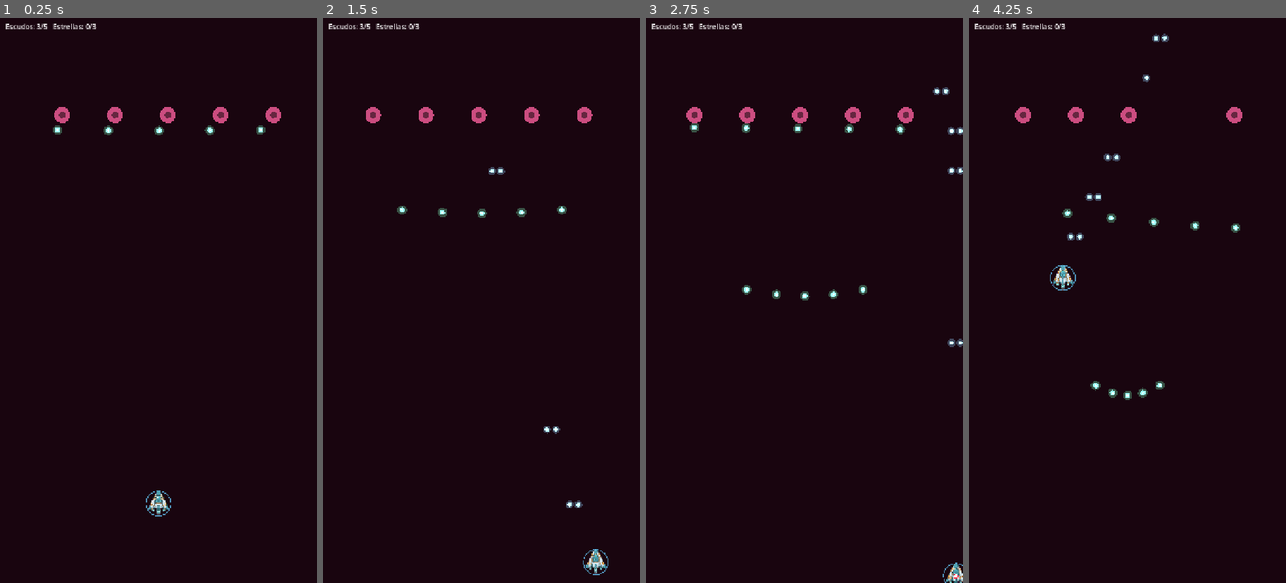
Above: before the commit, frames 1-4 (left to right).
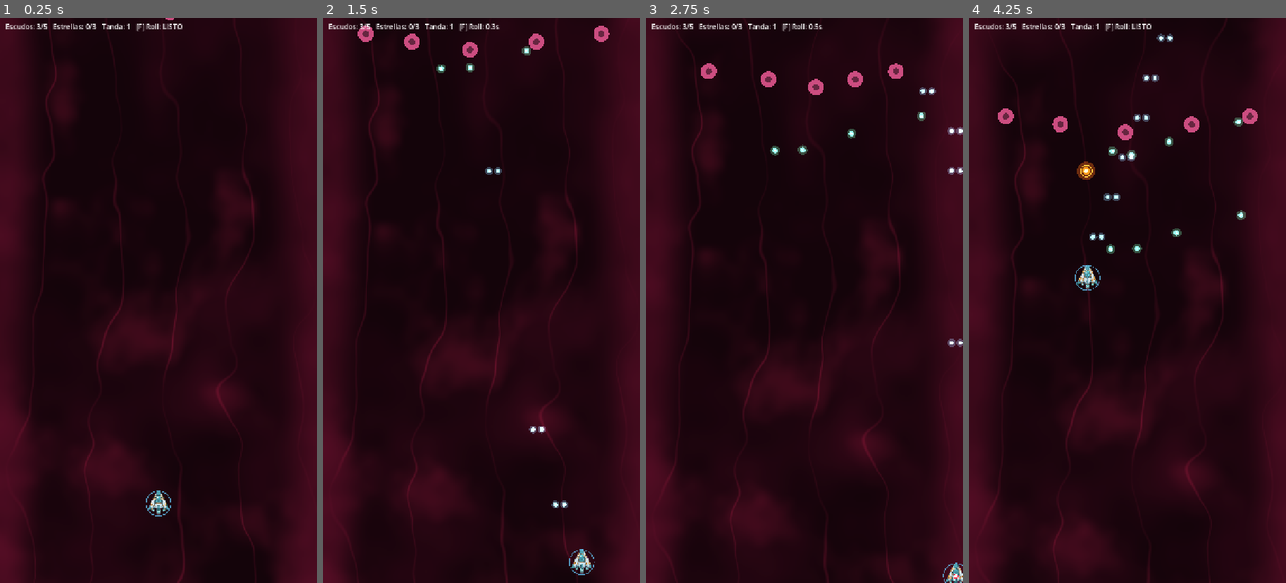
Above: after the commit, the same moments.

Repository: Linkseror/celular-wars
Game: Godot game, scene res://scenes/main/main.tscn
Same seed, same stepped clock (60 frames per second), same inputs: the game is played once before the commit and once after it.
Inputs (mouse positions are in pixels of both pictures, inside the frame that each line leads up to):
- Up to frame 1 (0.25 s): no input
- Up to frame 2 (1.5 s): move the mouse to (551, 272) at 0.52 s; hold Right (move_right) 0.53-1.25 s; hold Shift (focus) 0.53-1.25 s; tap F (barrel_roll) at 0.6 s; click (551, 272) at 0.67 s; drag from (418, 328) to (551, 503) at 1.27 s
- Up to frame 3 (2.75 s): move the mouse to (836, 176) at 2.02 s; hold Right (move_right) from 2.03 s (still down); hold Shift (focus) from 2.03 s (still down); tap F (barrel_roll) at 2.1 s; click (836, 176) at 2.17 s
- Up to frame 4 (4.25 s): release Right (move_right) at 2.75 s; release Shift (focus) at 2.75 s; drag from (1111, 413) to (1019, 114) at 2.77 s; move the mouse to (1222, 385) at 3.52 s; hold Left (move_left) from 3.53 s (still down); hold Space (shoot) from 3.53 s (still down); click (1222, 385) at 3.67 s; tap Shift (focus) at 3.8 s

The runs differ from the first frame. In frame 1, 21% of the frame differs, in the area x 0-100%, y 0-100%; in frame 2, 21%; in frame 3, 21%; in frame 4, 22%.

Commit message:
Añade rebote de tiro naranja en barrel roll, fondo en avance y tandas descendentes

Diff:
--- a/resources/enemies/bacteriofago_menor.tres
+++ b/resources/enemies/bacteriofago_menor.tres
@@ -7,6 +7,9 @@
 script = ExtResource("1")
 display_name = "Bacteriófago Menor"
 max_hp = 4
-sway_amplitude = 40.0
-sway_frequency = 0.35
+speed = 68.0
+sway_amplitude = 38.0
+sway_frequency = 0.4
 pattern_regular = ExtResource("2")
+orange_shot_chance = 0.3
+orange_shot_min_interval = 3.2
--- a/resources/player/player_default.tres
+++ b/resources/player/player_default.tres
@@ -4,3 +4,10 @@
 
 [resource]
 script = ExtResource("1")
+speed = 336.0
+focus_speed = 144.0
+roll_duration = 0.36
+roll_cooldown = 0.8
+roll_speed_mult = 1.45
+roll_deflect_radius = 28.0
+roll_reflect_speed_mult = 1.6
--- a/scenes/main/main.tscn
+++ b/scenes/main/main.tscn
@@ -1,15 +1,19 @@
-[gd_scene load_steps=5 format=3]
+[gd_scene load_steps=6 format=3]
 
 [ext_resource type="Script" path="res://scripts/core/main.gd" id="1"]
 [ext_resource type="Script" path="res://scripts/core/playfield.gd" id="2"]
 [ext_resource type="Script" path="res://scripts/bullets/bullet_manager.gd" id="3"]
 [ext_resource type="PackedScene" path="res://scenes/player/player.tscn" id="4"]
+[ext_resource type="Script" path="res://scripts/core/scrolling_background.gd" id="5"]
 
 [node name="Main" type="Node"]
 script = ExtResource("1")
 
 [node name="Playfield" type="Node2D" parent="."]
 script = ExtResource("2")
+
+[node name="ScrollingBackground" type="Node2D" parent="Playfield"]
+script = ExtResource("5")
 
 [node name="Player" parent="Playfield" instance=ExtResource("4")]
 
--- a/scripts/bullets/bullet_manager.gd
+++ b/scripts/bullets/bullet_manager.gd
@@ -18,6 +18,8 @@
 var _col := PackedColorArray()
 var _team := PackedByteArray()
 var _dmg := PackedInt32Array()
+var _deflectable := PackedByteArray()
+var _orange_cooldown_left: float = 0.0
 
 
 func _ready() -> void:
@@ -27,13 +29,22 @@
 	material = mat
 
 
-func spawn(pos: Vector2, vel: Vector2, radius: float, color: Color, team: Team, damage: int = 1) -> void:
+func try_consume_orange_cooldown(min_interval: float) -> bool:
+	if _orange_cooldown_left > 0.0:
+		return false
+	_orange_cooldown_left = min_interval
+	return true
+
+
+func spawn(pos: Vector2, vel: Vector2, radius: float, color: Color, team: Team,
+		damage: int = 1, deflectable: bool = false) -> void:
 	_pos.append(pos)
 	_vel.append(vel)
 	_rad.append(radius)
 	_col.append(color)
 	_team.append(team)
 	_dmg.append(damage)
+	_deflectable.append(1 if deflectable else 0)
 
 
 func count() -> int:
@@ -49,23 +60,45 @@
 
 
 func _physics_process(delta: float) -> void:
+	if _orange_cooldown_left > 0.0:
+		_orange_cooldown_left = maxf(_orange_cooldown_left - delta, 0.0)
 	if _pos.is_empty():
 		return
 	var bounds := field.grow(CULL_MARGIN)
 	var enemies := get_tree().get_nodes_in_group(&"enemies")
 	var target_ok := player != null and player.is_targetable()
+	var deflect_ok := player != null and player.can_deflect()
 	for i in range(_pos.size() - 1, -1, -1):
 		var p := _pos[i] + _vel[i] * delta
 		_pos[i] = p
 		if not bounds.has_point(p):
 			_remove(i)
 		elif _team[i] == Team.ENEMY:
+			if _deflectable[i] == 1 and deflect_ok and _try_deflect_player(i, p):
+				continue
 			if target_ok and _check_player(i, p):
 				_remove(i)
 				target_ok = player.is_targetable()
 		elif _check_enemies(i, p, enemies):
 			_remove(i)
 	queue_redraw()
+
+
+## Solo los tiros naranjas especiales rebotan con el barrel roll y dan una estrella.
+func _try_deflect_player(i: int, p: Vector2) -> bool:
+	var deflect_r := player.data.roll_deflect_radius + _rad[i]
+	if p.distance_squared_to(player.position) > deflect_r * deflect_r:
+		return false
+	_team[i] = Team.PLAYER
+	_deflectable[i] = 0
+	var bounce := -_vel[i] * player.data.roll_reflect_speed_mult
+	if bounce.y > -120.0:
+		bounce = Vector2(bounce.x, -maxf(absf(bounce.y), 240.0))
+	_vel[i] = bounce
+	_dmg[i] = maxi(_dmg[i], 2)
+	_col[i] = Color(1.0, 0.72, 0.15)
+	player.on_barrel_roll_deflect()
+	return true
 
 
 ## Devuelve true si la bala impactó al jugador.
@@ -97,18 +130,26 @@
 		_col[i] = _col[last]
 		_team[i] = _team[last]
 		_dmg[i] = _dmg[last]
+		_deflectable[i] = _deflectable[last]
 	_pos.resize(last)
 	_vel.resize(last)
 	_rad.resize(last)
 	_col.resize(last)
 	_team.resize(last)
 	_dmg.resize(last)
+	_deflectable.resize(last)
 
 
 func _draw() -> void:
 	# Dibujo provisional con círculos; se sustituirá por los proyectiles en SVG.
 	for i in _pos.size():
 		var c := _col[i]
-		draw_circle(_pos[i], _rad[i] * 1.8, Color(c, 0.3))
-		draw_circle(_pos[i], _rad[i], c)
-		draw_circle(_pos[i], _rad[i] * 0.45, Color.WHITE)
+		if _deflectable[i] == 1:
+			draw_circle(_pos[i], _rad[i] * 2.3, Color(1.0, 0.45, 0.05, 0.35))
+			draw_arc(_pos[i], _rad[i] * 1.45, 0.0, TAU, 20, Color(1.0, 0.7, 0.2, 0.85), 2.0)
+			draw_circle(_pos[i], _rad[i], c)
+			draw_circle(_pos[i], _rad[i] * 0.5, Color(1.0, 0.95, 0.75))
+		else:
+			draw_circle(_pos[i], _rad[i] * 1.8, Color(c, 0.3))
+			draw_circle(_pos[i], _rad[i], c)
+			draw_circle(_pos[i], _rad[i] * 0.45, Color.WHITE)
--- a/scripts/components/weapon_component.gd
+++ b/scripts/components/weapon_component.gd
@@ -12,6 +12,10 @@
 var _cooldown: float = 0.0
 
 
+func prime(delay: float) -> void:
+	_cooldown = maxf(delay, 0.0)
+
+
 func _physics_process(delta: float) -> void:
 	if _cooldown > 0.0:
 		_cooldown -= delta
--- a/scripts/core/main.gd
+++ b/scripts/core/main.gd
@@ -8,11 +8,16 @@
 const TEST_ENEMY: EnemyData = preload("res://resources/enemies/bacteriofago_menor.tres")
 const TEST_TIER: TierData = preload("res://resources/tiers/regular.tres")
 const RESTART_DELAY := 1.5
+const WAVE_PAUSE := 1.1
 
 ## True mientras el láser elimina enemigos: esas bajas no sueltan drops.
 var _laser_sweep: bool = false
+var _wave_index: int = 0
+var _spawning_wave: bool = false
+var _wave_pending: bool = false
 
 @onready var playfield: Playfield = $Playfield
+@onready var background: ScrollingBackground = $Playfield/ScrollingBackground
 @onready var bullets: BulletManager = $Playfield/BulletManager
 @onready var player: Player = $Playfield/Player
 @onready var status: Label = $HUD/Status
@@ -20,6 +25,7 @@
 
 func _ready() -> void:
 	var field := playfield.rect()
+	background.setup(field.size)
 	bullets.field = field
 	bullets.player = player
 	player.bullets = bullets
@@ -27,31 +33,101 @@
 	player.position = Vector2(field.size.x * 0.5, field.size.y - 180.0)
 	player.shields_changed.connect(func(_s: int, _m: int) -> void: _update_status())
 	player.stars_changed.connect(func(_s: int, _n: int) -> void: _update_status())
+	player.barrel_roll_started.connect(_update_status)
+	player.barrel_roll_finished.connect(_update_status)
 	player.laser_fired.connect(_on_laser_fired)
 	player.defeated.connect(_on_player_defeated)
 	_update_status()
-	_spawn_test_row()
+	_launch_next_wave()
 
 
-func _spawn_test_row() -> void:
+func _process(_delta: float) -> void:
+	_update_status()
+
+
+func _launch_next_wave() -> void:
+	if _spawning_wave or _wave_pending:
+		return
+	_spawning_wave = true
+	_wave_index += 1
+	_update_status()
 	var field := playfield.rect()
-	for i in 5:
-		var enemy: Enemy = ENEMY_SCENE.instantiate()
-		enemy.setup(TEST_ENEMY, TEST_TIER)
-		enemy.bullets = bullets
-		enemy.player = player
-		enemy.field = field
-		enemy.position = Vector2(field.size.x * (i + 1) / 6.0, 220.0)
-		enemy.defeated.connect(_on_enemy_defeated)
-		playfield.add_child(enemy)
+	var pattern_kind := (_wave_index - 1) % 4
+	match pattern_kind:
+		0:
+			# Tanda 1: fila descendente en abanico suave.
+			for i in 5:
+				var x := field.size.x * (i + 1) / 6.0
+				_spawn_enemy(Vector2(x, -30.0 - absf(i - 2) * 18.0), i * 0.35, 0.5 + i * 0.25)
+		1:
+			# Tanda 2: formación en V bajando hacia el jugador.
+			for i in 5:
+				var offset := i - 2
+				var x := field.size.x * 0.5 + offset * 105.0
+				var y := -30.0 - (2 - absi(offset)) * 42.0
+				_spawn_enemy(Vector2(x, y), offset * 0.25, 0.6 + absf(offset) * 0.3)
+		2:
+			# Tanda 3: cascada diagonal escalonada.
+			var left_to_right := (_wave_index % 2) == 1
+			for i in 5:
+				var idx := i if left_to_right else (4 - i)
+				var x := field.size.x * (idx + 1) / 6.0
+				_spawn_enemy(Vector2(x, -30.0), i * 0.4, 0.7)
+				if i < 4:
+					await get_tree().create_timer(0.32).timeout
+					if not is_inside_tree() or player.health.is_dead():
+						_spawning_wave = false
+						return
+		3:
+			# Tanda 4: tenaza por los flancos con ligero acercamiento al jugador.
+			for row in 3:
+				for side: float in [-1.0, 1.0]:
+					var x := field.size.x * (0.5 + side * 0.32)
+					_spawn_enemy(Vector2(x, -35.0), (row + (0 if side < 0 else 2)) * 0.3, 0.6 + row * 0.35, 22.0)
+				if row < 2:
+					await get_tree().create_timer(0.55).timeout
+					if not is_inside_tree() or player.health.is_dead():
+						_spawning_wave = false
+						return
+	_spawning_wave = false
+	_check_wave_cleared()
+
+
+func _spawn_enemy(pos: Vector2, sway_phase: float = 0.0, fire_delay: float = -1.0,
+		track_speed: float = 0.0) -> void:
+	var enemy: Enemy = ENEMY_SCENE.instantiate()
+	enemy.setup(TEST_ENEMY, TEST_TIER)
+	enemy.bullets = bullets
+	enemy.player = player
+	enemy.field = playfield.rect()
+	enemy.position = pos
+	enemy.sway_phase = sway_phase
+	enemy.initial_fire_delay = fire_delay
+	enemy.track_player_speed = track_speed
+	enemy.defeated.connect(_on_enemy_defeated)
+	enemy.left_field.connect(_on_enemy_left_field)
+	playfield.add_child(enemy)
 
 
 func _on_enemy_defeated(enemy: Enemy) -> void:
 	if not _laser_sweep:
 		_roll_drop(enemy)
-	# El enemigo ya salió del grupo al morir: si no queda ninguno, nueva fila.
+	_check_wave_cleared()
+
+
+func _on_enemy_left_field(_enemy: Enemy) -> void:
+	_check_wave_cleared()
+
+
+func _check_wave_cleared() -> void:
+	if _spawning_wave or _wave_pending or player.health.is_dead():
+		return
 	if get_tree().get_nodes_in_group(&"enemies").is_empty():
-		_spawn_test_row.call_deferred()
+		_wave_pending = true
+		await get_tree().create_timer(WAVE_PAUSE).timeout
+		_wave_pending = false
+		if is_inside_tree() and not player.health.is_dead():
+			_launch_next_wave()
 
 
 ## Como mucho un drop por enemigo: primero se sortea el escudo y después la estrella.
@@ -92,5 +168,11 @@
 
 
 func _update_status() -> void:
-	status.text = "Escudos: %d/%d   Estrellas: %d/%d" % [
-		player.shields(), player.data.max_shields, player.stars, player.data.stars_for_laser]
+	var roll_text := "LISTO"
+	if player.is_rolling():
+		roll_text = "ACTIVO"
+	elif player.roll_cooldown_left() > 0.0:
+		roll_text = "%.1fs" % player.roll_cooldown_left()
+	status.text = "Escudos: %d/%d   Estrellas: %d/%d   Tanda: %d   [F] Roll: %s" % [
+		player.shields(), player.data.max_shields, player.stars,
+		player.data.stars_for_laser, _wave_index, roll_text]
--- a/scripts/core/playfield.gd
+++ b/scripts/core/playfield.gd
@@ -32,6 +32,5 @@
 
 
 func _draw() -> void:
-	# Marcador provisional del campo hasta que existan los fondos.
-	draw_rect(rect(), Color(0.10, 0.02, 0.06))
+	# Borde del campo; el interior lo rellena ScrollingBackground.
 	draw_rect(rect(), Color(0.45, 0.10, 0.20), false, 2.0)
--- /dev/null
+++ b/scripts/core/scrolling_background.gd
@@ -0,0 +1,94 @@
+class_name ScrollingBackground
+extends Node2D
+## Fondo biológico en movimiento para transmitir avance continuo por el torrente sanguíneo.
+##
+## Combina el shader de tejido/plasma con dos capas paralelas de glóbulos y motas
+## bioluminiscentes que descienden a distinta velocidad.
+
+const BG_SHADER := preload("res://shaders/bloodstream_bg.gdshader")
+
+@export var field_size: Vector2 = Vector2(720.0, 1280.0)
+@export var far_speed: float = 135.0
+@export var near_speed: float = 235.0
+
+var _shader_rect: ColorRect
+var _far_cells: Array[Dictionary] = []
+var _near_cells: Array[Dictionary] = []
+
+
+func _ready() -> void:
+	z_index = -10
+	_shader_rect = ColorRect.new()
+	_shader_rect.mouse_filter = Control.MOUSE_FILTER_IGNORE
+	_shader_rect.size = field_size
+	var mat := ShaderMaterial.new()
+	mat.shader = BG_SHADER
+	_shader_rect.material = mat
+	add_child(_shader_rect)
+	_populate_cells()
+
+
+func setup(size: Vector2) -> void:
+	field_size = size
+	if _shader_rect:
+		_shader_rect.size = size
+	_populate_cells()
+
+
+func _populate_cells() -> void:
+	_far_cells.clear()
+	_near_cells.clear()
+	var rng := RandomNumberGenerator.new()
+	rng.seed = 42017
+	for _i in 18:
+		_far_cells.append({
+			"pos": Vector2(rng.randf_range(24.0, field_size.x - 24.0), rng.randf_range(0.0, field_size.y)),
+			"radius": rng.randf_range(12.0, 26.0),
+			"alpha": rng.randf_range(0.08, 0.16),
+			"kind": 0,
+		})
+	for _i in 22:
+		var is_mote := rng.randf() < 0.55
+		_near_cells.append({
+			"pos": Vector2(rng.randf_range(18.0, field_size.x - 18.0), rng.randf_range(0.0, field_size.y)),
+			"radius": rng.randf_range(2.5, 5.0) if is_mote else rng.randf_range(16.0, 32.0),
+			"alpha": rng.randf_range(0.18, 0.34) if is_mote else rng.randf_range(0.10, 0.20),
+			"kind": 1 if is_mote else 0,
+		})
+
+
+func _physics_process(delta: float) -> void:
+	_advance_layer(_far_cells, far_speed * delta)
+	_advance_layer(_near_cells, near_speed * delta)
+	queue_redraw()
+
+
+func _advance_layer(cells: Array[Dictionary], dy: float) -> void:
+	var h := field_size.y + 80.0
+	for c: Dictionary in cells:
+		var p: Vector2 = c["pos"]
+		p.y += dy
+		if p.y > field_size.y + 40.0:
+			p.y -= h
+		c["pos"] = p
+
+
+func _draw() -> void:
+	for c: Dictionary in _far_cells:
+		_draw_cell(c, Color(0.55, 0.08, 0.18))
+	for c: Dictionary in _near_cells:
+		var base := Color(0.95, 0.45, 0.65) if c["kind"] == 1 else Color(0.7, 0.12, 0.24)
+		_draw_cell(c, base)
+
+
+func _draw_cell(c: Dictionary, base_color: Color) -> void:
+	var p: Vector2 = c["pos"]
+	var r: float = c["radius"]
+	var a: float = c["alpha"]
+	if c["kind"] == 1:
+		draw_circle(p, r * 2.0, Color(base_color, a * 0.28))
+		draw_circle(p, r, Color(base_color, a))
+	else:
+		# Glóbulo rojo estilizado: borde más brillante y centro hundido.
+		draw_circle(p, r, Color(base_color, a))
+		draw_circle(p, r * 0.5, Color(0.08, 0.01, 0.04, a * 0.9))
--- a/scripts/enemies/enemy.gd
+++ b/scripts/enemies/enemy.gd
@@ -3,12 +3,17 @@
 ## Enemigo genérico. Todo lo que lo distingue llega por `setup()` desde recursos.
 
 signal defeated(enemy: Enemy)
+signal left_field(enemy: Enemy)
 
 var data: EnemyData
 var tier: TierData
 var bullets: BulletManager
 var player: Player
 var field: Rect2
+var sway_phase: float = 0.0
+var initial_fire_delay: float = -1.0
+## Qué tanto se desplaza lateralmente hacia el jugador al descender (0 = solo baja).
+var track_player_speed: float = 0.0
 
 var _pattern: BulletPattern
 var _origin_x: float
@@ -28,6 +33,7 @@
 func _ready() -> void:
 	add_to_group(&"enemies")
 	_origin_x = position.x
+	_time = sway_phase
 	health.reset(roundi(data.max_hp * tier.hp_mult))
 	hitbox.radius = data.radius
 	health.died.connect(_on_died)
@@ -35,14 +41,24 @@
 	_pattern = data.pattern_for(tier.rank)
 	if _pattern:
 		weapon.interval = _pattern.interval
+		var delay := initial_fire_delay if initial_fire_delay >= 0.0 else randf_range(0.5, _pattern.interval)
+		weapon.prime(delay)
 		weapon.active = true
 
 
 func _physics_process(delta: float) -> void:
 	_time += delta
-	position.x = _origin_x + sin(_time * data.sway_frequency * TAU) * data.sway_amplitude
+	if track_player_speed > 0.0 and player and not player.health.is_dead():
+		_origin_x = move_toward(_origin_x, player.position.x, track_player_speed * delta)
+	var sway_x := _origin_x + sin(_time * data.sway_frequency * TAU) * data.sway_amplitude
+	if field.size.x > 0.0:
+		position.x = clampf(sway_x, field.position.x + data.radius, field.end.x - data.radius)
+	else:
+		position.x = sway_x
 	position.y += data.speed * tier.speed_mult * delta
 	if position.y > field.end.y + data.radius * 2.0:
+		remove_from_group(&"enemies")
+		left_field.emit(self)
 		queue_free()
 	elif player and player.is_targetable():
 		# Chocar con el cuerpo del enemigo quita un escudo; el enemigo sigue vivo.
@@ -52,10 +68,19 @@
 
 
 func _on_fired(_origin: Vector2) -> void:
-	if bullets == null:
+	if bullets == null or position.y < field.position.y:
 		return
 	var target := player.position if player else position + Vector2.DOWN
-	_pattern.emit(bullets, position, target)
+	if data.orange_shot_chance > 0.0 and randf() < data.orange_shot_chance \
+			and bullets.try_consume_orange_cooldown(data.orange_shot_min_interval):
+		var dir := (target - position).normalized()
+		if dir.is_zero_approx():
+			dir = Vector2.DOWN
+		bullets.spawn(position, dir * data.orange_shot_speed, data.orange_shot_radius,
+				data.orange_shot_color, BulletManager.Team.ENEMY, 1, true)
+		return
+	if _pattern:
+		_pattern.emit(bullets, position, target)
 
 
 func _on_died() -> void:
--- a/scripts/enemies/enemy_data.gd
+++ b/scripts/enemies/enemy_data.gd
@@ -26,6 +26,15 @@
 @export var pattern_reforzada: BulletPattern
 @export var pattern_elite: BulletPattern
 
+@export_group("Disparo naranja (Barrel Roll)")
+## Probabilidad (0 a 1) de que un disparo salga naranja brillante rebotable.
+@export_range(0.0, 1.0) var orange_shot_chance: float = 0.28
+## Segundos mínimos entre disparos naranjas en pantalla.
+@export var orange_shot_min_interval: float = 3.5
+@export var orange_shot_speed: float = 190.0
+@export var orange_shot_radius: float = 9.0
+@export var orange_shot_color: Color = Color(1.0, 0.45, 0.05)
+
 
 func pattern_for(rank: TierData.Rank) -> BulletPattern:
 	match rank:
--- a/scripts/player/player.gd
+++ b/scripts/player/player.gd
@@ -10,6 +10,7 @@
 ## Se emite al recoger la última estrella; quien escucha limpia el escenario.
 signal laser_fired
 signal barrel_roll_started
+signal barrel_roll_deflected
 signal barrel_roll_finished
 signal defeated
 
@@ -28,6 +29,7 @@
 var _roll_time: float = 0.0
 var _roll_cooldown_left: float = 0.0
 var _roll_dir: int = 1
+var _deflect_flash: float = 0.0
 var _touching: bool = false
 
 @onready var sprite: Sprite2D = $Sprite2D
@@ -49,8 +51,16 @@
 	return _roll_time > 0.0
 
 
+func can_deflect() -> bool:
+	return not health.is_dead() and is_rolling()
+
+
+func roll_cooldown_left() -> float:
+	return _roll_cooldown_left
+
+
 func is_targetable() -> bool:
-	return not health.is_dead() and not health.invulnerable and not (data.roll_invulnerable and is_rolling())
+	return not health.is_dead() and not health.invulnerable
 
 
 func shields() -> int:
@@ -78,6 +88,12 @@
 		laser_fired.emit()
 
 
+func on_barrel_roll_deflect() -> void:
+	_deflect_flash = 0.2
+	add_star()
+	barrel_roll_deflected.emit()
+
+
 func try_barrel_roll(dir_x: float = 0.0) -> bool:
 	if health.is_dead() or is_rolling() or _roll_cooldown_left > 0.0:
 		return false
@@ -99,6 +115,9 @@
 	_move(dir * move_speed * delta)
 	_update_roll(delta)
 	weapon.active = Input.is_action_pressed(&"shoot") or _touching
+
+	if _deflect_flash > 0.0:
+		_deflect_flash = maxf(_deflect_flash - delta, 0.0)
 
 	if _invuln_left > 0.0:
 		_invuln_left -= delta
@@ -176,6 +195,11 @@
 				Color(0.45, 0.95, 1.0, 0.75), 3.0)
 		draw_arc(Vector2.ZERO, 32.0, start_angle + PI, start_angle + PI * 1.85, 24,
 				Color(0.45, 0.95, 1.0, 0.75), 3.0)
+	# Destello dorado al rebotar un tiro naranja.
+	if _deflect_flash > 0.0:
+		var a := _deflect_flash / 0.2
+		draw_arc(Vector2.ZERO, 36.0 + (1.0 - a) * 14.0, 0.0, TAU, 32,
+				Color(1.0, 0.65, 0.15, a * 0.9), 3.5)
 	if focusing:
 		draw_circle(Vector2.ZERO, data.hitbox_radius + 1.5, Color(1.0, 0.2, 0.3))
 		draw_circle(Vector2.ZERO, data.hitbox_radius, Color.WHITE)
--- a/scripts/player/player_data.gd
+++ b/scripts/player/player_data.gd
@@ -6,8 +6,8 @@
 @export var pickup_radius: float = 26.0
 
 @export_group("Movimiento")
-@export var speed: float = 420.0
-@export var focus_speed: float = 180.0
+@export var speed: float = 336.0
+@export var focus_speed: float = 144.0
 ## Multiplicador del arrastre táctil (1 = la nave se mueve lo mismo que el dedo).
 @export var touch_sensitivity: float = 1.0
 
@@ -18,8 +18,10 @@
 @export var roll_cooldown: float = 0.8
 ## Multiplicador de velocidad mientras dura el barrel roll.
 @export var roll_speed_mult: float = 1.45
-## Si es true, la nave esquiva balas y colisiones durante el giro.
-@export var roll_invulnerable: bool = true
+## Radio alrededor de la nave capaz de rebotar el disparo naranja especial.
+@export var roll_deflect_radius: float = 28.0
+## Multiplicador de velocidad del disparo naranja al rebotar.
+@export var roll_reflect_speed_mult: float = 1.6
 
 @export_group("Escudos")
 ## Escudos al empezar el nivel. Con 0 escudos, el siguiente impacto destruye la nave.
--- /dev/null
+++ b/shaders/bloodstream_bg.gdshader
@@ -0,0 +1,59 @@
+shader_type canvas_item;
+
+uniform float scroll_speed = 0.18;
+uniform vec4 color_deep : source_color = vec4(0.08, 0.015, 0.04, 1.0);
+uniform vec4 color_mid : source_color = vec4(0.20, 0.03, 0.09, 1.0);
+uniform vec4 color_vein : source_color = vec4(0.42, 0.07, 0.17, 1.0);
+uniform vec4 color_wall : source_color = vec4(0.32, 0.05, 0.14, 1.0);
+
+float hash21(vec2 p) {
+	p = fract(p * vec2(123.34, 456.21));
+	p += dot(p, p + 45.32);
+	return fract(p.x * p.y);
+}
+
+float noise(vec2 p) {
+	vec2 i = floor(p);
+	vec2 f = fract(p);
+	vec2 u = f * f * (3.0 - 2.0 * f);
+	float a = hash21(i);
+	float b = hash21(i + vec2(1.0, 0.0));
+	float c = hash21(i + vec2(0.0, 1.0));
+	float d = hash21(i + vec2(1.0, 1.0));
+	return mix(mix(a, b, u.x), mix(c, d, u.x), u.y);
+}
+
+float fbm(vec2 p) {
+	float v = 0.0;
+	float amp = 0.5;
+	for (int i = 0; i < 3; i++) {
+		v += amp * noise(p);
+		p *= 2.03;
+		amp *= 0.5;
+	}
+	return v;
+}
+
+void fragment() {
+	// Desplazamiento hacia abajo en pantalla (UV.y decrece al avanzar el tiempo).
+	vec2 flow_far = vec2(UV.x * 3.0, UV.y * 5.2 - TIME * scroll_speed);
+	vec2 flow_near = vec2(UV.x * 5.5 + 1.7, UV.y * 9.0 - TIME * (scroll_speed * 1.75));
+
+	float n_far = fbm(flow_far);
+	float n_near = fbm(flow_near + vec2(n_far * 0.8, 0.0));
+
+	// Venas orgánicas finas que recorren el torrente.
+	float vein_wave = abs(sin((UV.x * 4.5 + n_far * 1.4) * 3.14159));
+	float veins = smoothstep(0.92, 0.995, 1.0 - vein_wave) * n_near;
+
+	vec3 col = mix(color_deep.rgb, color_mid.rgb, smoothstep(0.25, 0.78, n_far));
+	col = mix(col, color_vein.rgb, smoothstep(0.45, 0.9, n_near) * 0.55 + veins * 0.65);
+
+	// Paredes orgánicas en los bordes izquierdo y derecho para dar sensación de túnel.
+	float wall_wobble = sin((UV.y * 6.28318 - TIME * scroll_speed * 2.2) + n_far * 2.0) * 0.035;
+	float edge_dist = abs(UV.x - 0.5) * 2.0 + wall_wobble;
+	float wall_mask = smoothstep(0.70, 0.98, edge_dist);
+	col = mix(col, color_wall.rgb * (0.65 + 0.5 * n_near), wall_mask * 0.85);
+
+	COLOR = vec4(col, 1.0);
+}
